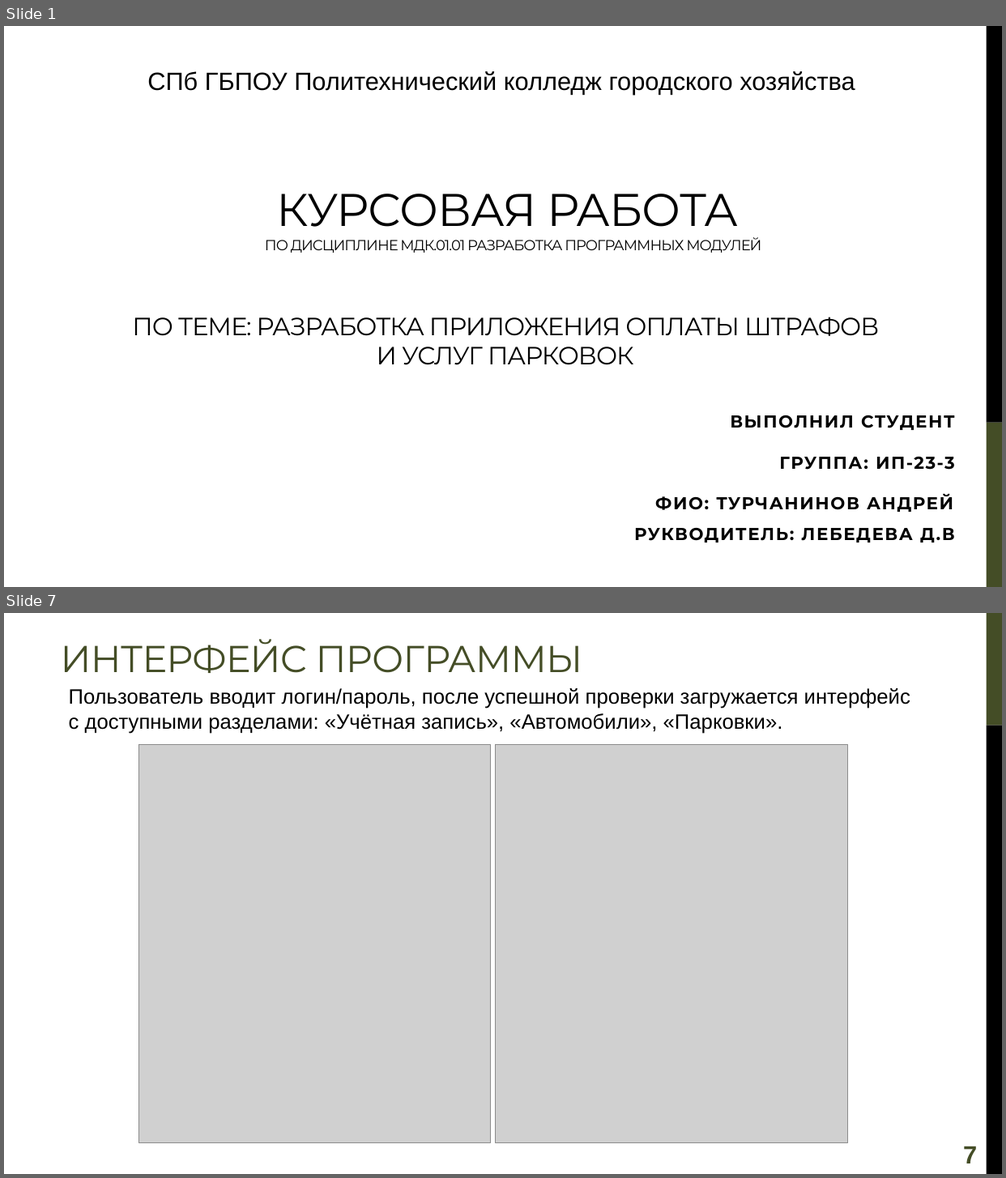
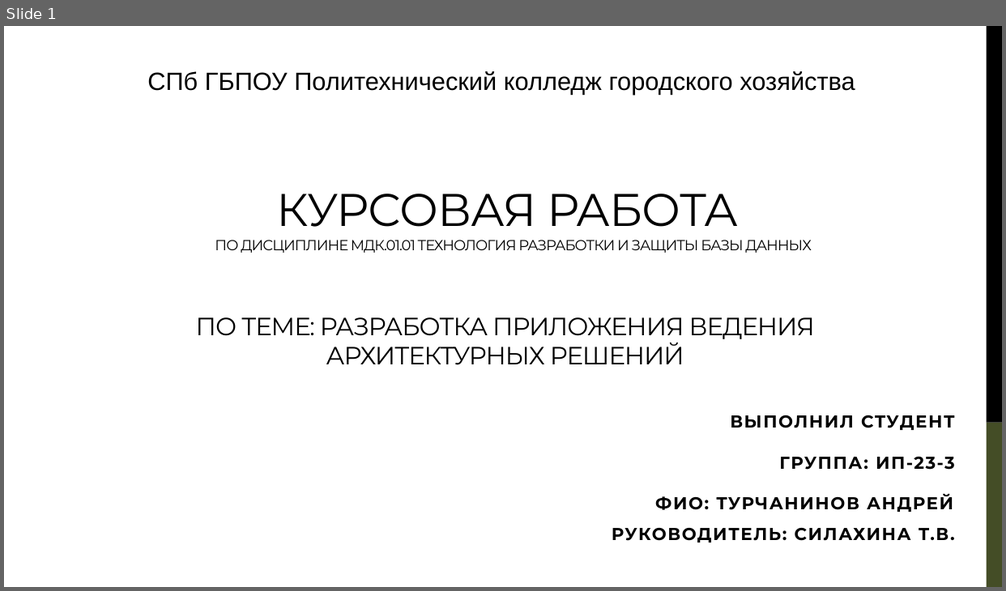
Before and after one commit to CasCadeVR/CADR, a slide deck: docs/КурсоваяРабота_Презентация_Турчанинов.pptx. Shown one above the other, each under a label of ours: slides 1 and 7 before the commit, slide 1 after it; the slides between them are not shown. The pictures are 1006x1178 and 1006x591 pixels, drawn with LibreOffice and Linux fonts; fonts in the diff are those of the drawing; grey boxes stand for pictures. Boxes give left, top, right and bottom in pixels: in the first picture for what was removed or moved away, otherwise in the second. Text is boxed around its words. In the diff, an @@ line names an element or a change of style, - is before the commit and + after.

```diff
--- a/docs/КурсоваяРабота_Презентация_Турчанинов.pptx
+++ b/docs/КурсоваяРабота_Презентация_Турчанинов.pptx
@@ slide 7 removed at box(4, 613, 1002, 1174), background #FFFFFF @@
@@ rectangle removed at box(987, 613, 1002, 726) @@
@@ title removed at box(61, 639, 583, 673) @@
-ИНТЕРФЕЙС ПРОГРАММЫ
@@ text removed at box(69, 688, 910, 734) @@
-Пользователь вводит логин/пароль, после успешной проверки загружается интерфейс с доступными разделами: «Учётная запись», «Автомобили», «Парковки».
@@ rectangle removed at box(987, 726, 1002, 1174) @@
@@ picture removed at box(138, 745, 491, 1143) @@
@@ picture removed at box(496, 745, 848, 1143) @@
@@ page number removed at box(963, 1146, 977, 1164) @@
-7
@@ slide 1 changed as well @@
@@ title at box(215, 194, 811, 253): text changed @@
-КУРСОВАЯ РАБОТА
-ПО ДИСЦИПЛИНЕ МДК.01.01 РАЗРАБОТКА ПРОГРАММНЫХ МОДУЛЕЙ
+КУРСОВАЯ РАБОТА
+ПО ДИСЦИПЛИНЕ МДК.01.01 ТЕХНОЛОГИЯ РАЗРАБОТКИ И ЗАЩИТЫ БАЗЫ ДАННЫХ
@@ text at box(196, 318, 815, 365): text changed @@
-ПО ТЕМЕ: РАЗРАБОТКА ПРИЛОЖЕНИЯ ОПЛАТЫ ШТРАФОВ И УСЛУГ ПАРКОВОК
+ПО ТЕМЕ: РАЗРАБОТКА ПРИЛОЖЕНИЯ ВЕДЕНИЯ
+АРХИТЕКТУРНЫХ РЕШЕНИЙ
@@ subtitle at box(612, 494, 955, 543): text changed @@
-ФИО: ТУРЧАНИНОВ АНДРЕЙ
-РУКВОДИТЕЛЬ: ЛЕБЕДЕВА Д.В
+ФИО: ТУРЧАНИНОВ АНДРЕЙ
+РУКОВОДИТЕЛЬ: СИЛАХИНА Т.В.
```
Also in this commit, not shown: 3 other slides changed, 8 slides added, 11 other slides removed, 3 other files.
